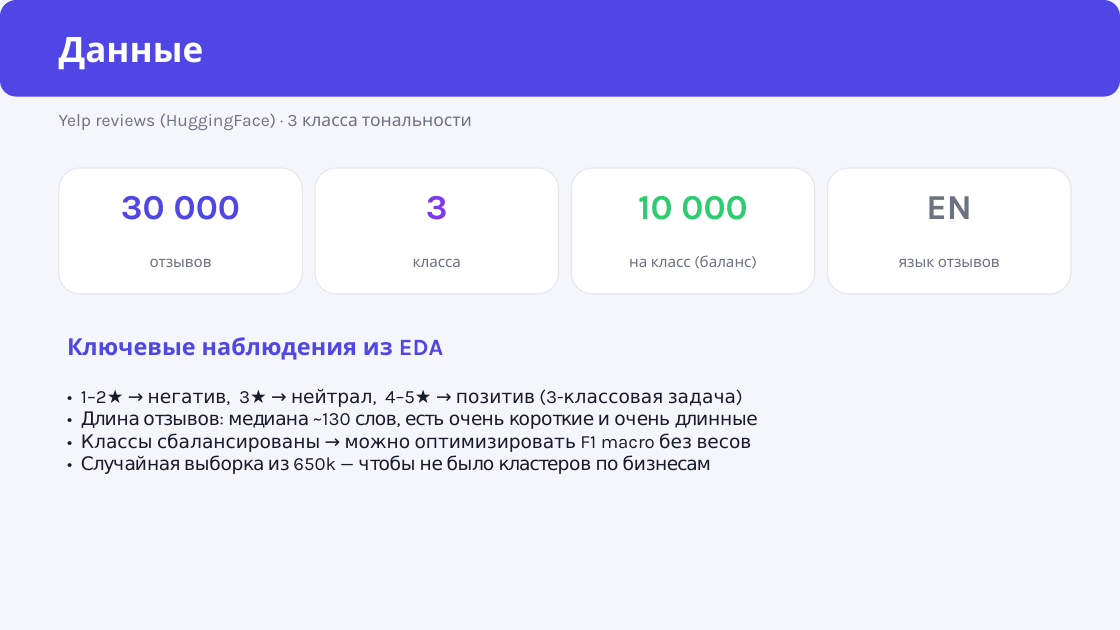
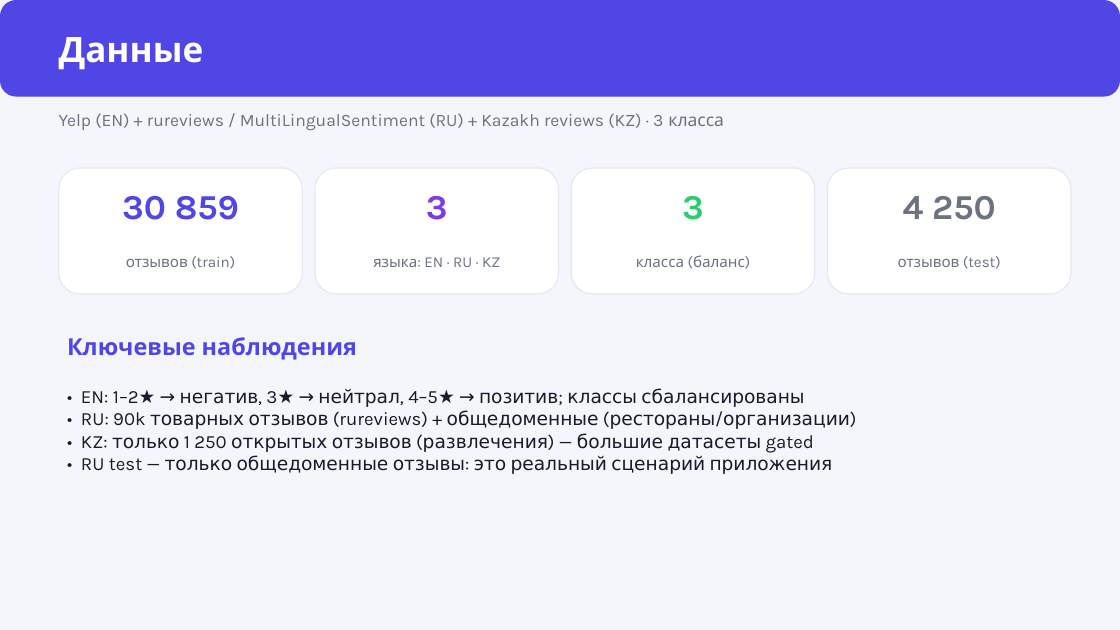
Before and after one commit to mukhitmakhmutov-cell/review-analyst, a slide deck: slide 2 of presentation/presentation.pptx. Drawn at 1120x630 pixels with LibreOffice and Linux fonts; fonts in the diff are those of the drawing. Boxes give left, top, right and bottom in pixels: in the first picture for what was removed or moved away, otherwise in the second. Text is boxed around its words. In the diff, an @@ line names an element or a change of style, - is before the commit and + after.

```diff
--- a/presentation/presentation.pptx
+++ b/presentation/presentation.pptx
@@ text at (59, 113, 724, 130): text changed @@
-Yelp reviews (HuggingFace) · 3 класса тональности
+Yelp (EN) + rureviews / MultiLingualSentiment (RU) + Kazakh reviews (KZ) · 3 класса
@@ text at (122, 196, 239, 220): text changed @@
-30 000
+30 859
@@ text at (682, 196, 704, 220): text changed @@
-10 000
+3
@@ text at (903, 196, 996, 220): text changed @@
-EN
+4 250
@@ text at (126, 256, 235, 269): text changed @@
-отзывов
+отзывов (train)
@@ text at (373, 257, 500, 267): text changed @@
-класса
+языка: EN · RU · KZ
@@ text at (636, 255, 745, 267): text changed @@
-на класс (баланс)
+класса (баланс)
@@ text at (898, 256, 1001, 269): text changed @@
-язык отзывов
+отзывов (test)
@@ text at (67, 337, 850, 474): text changed @@
-Ключевые наблюдения из EDA
-• 1–2★ → негатив, 3★ → нейтрал, 4–5★ → позитив (3-классовая задача)
-• Длина отзывов: медиана ~130 слов, есть очень короткие и очень длинные
-• Классы сбалансированы → можно оптимизировать F1 macro без весов
-• Случайная выборка из 650k — чтобы не было кластеров по бизнесам
+Ключевые наблюдения
+• EN: 1–2★ → негатив, 3★ → нейтрал, 4–5★ → позитив; классы сбалансированы
+• RU: 90k товарных отзывов (rureviews) + общедоменные (рестораны/организации)
+• KZ: только 1 250 открытых отзывов (развлечения) — большие датасеты gated
+• RU test — только общедоменные отзывы: это реальный сценарий приложения
```
Also in this commit, not shown: 4 other slides changed, 34 other files.
